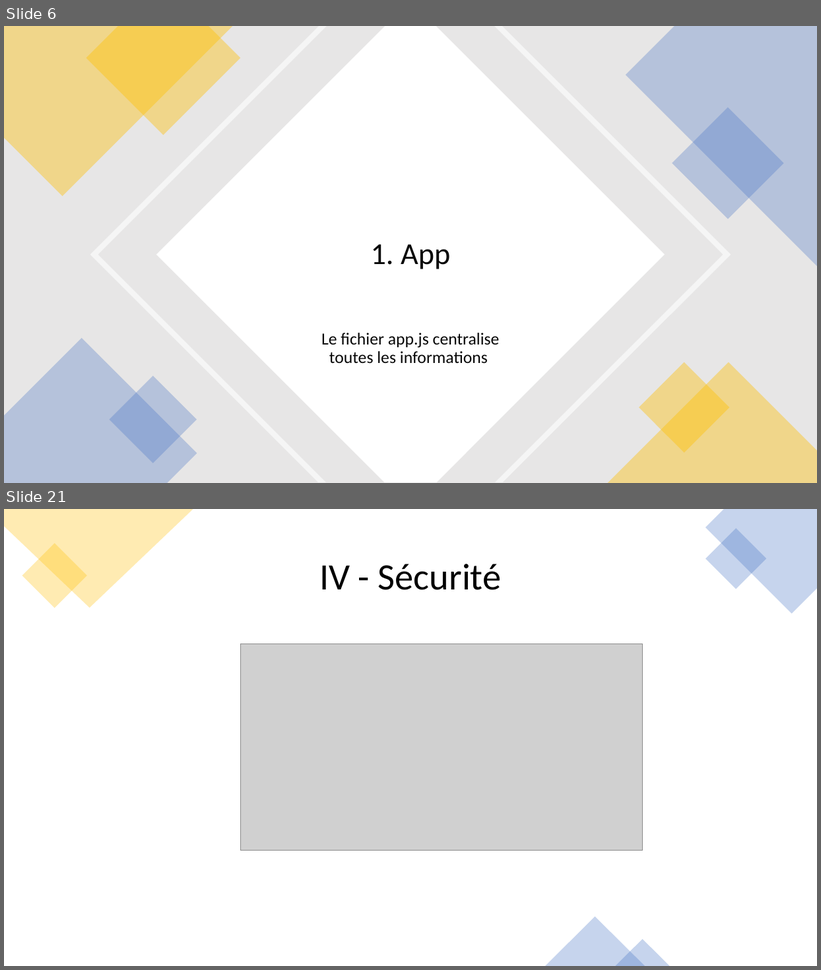
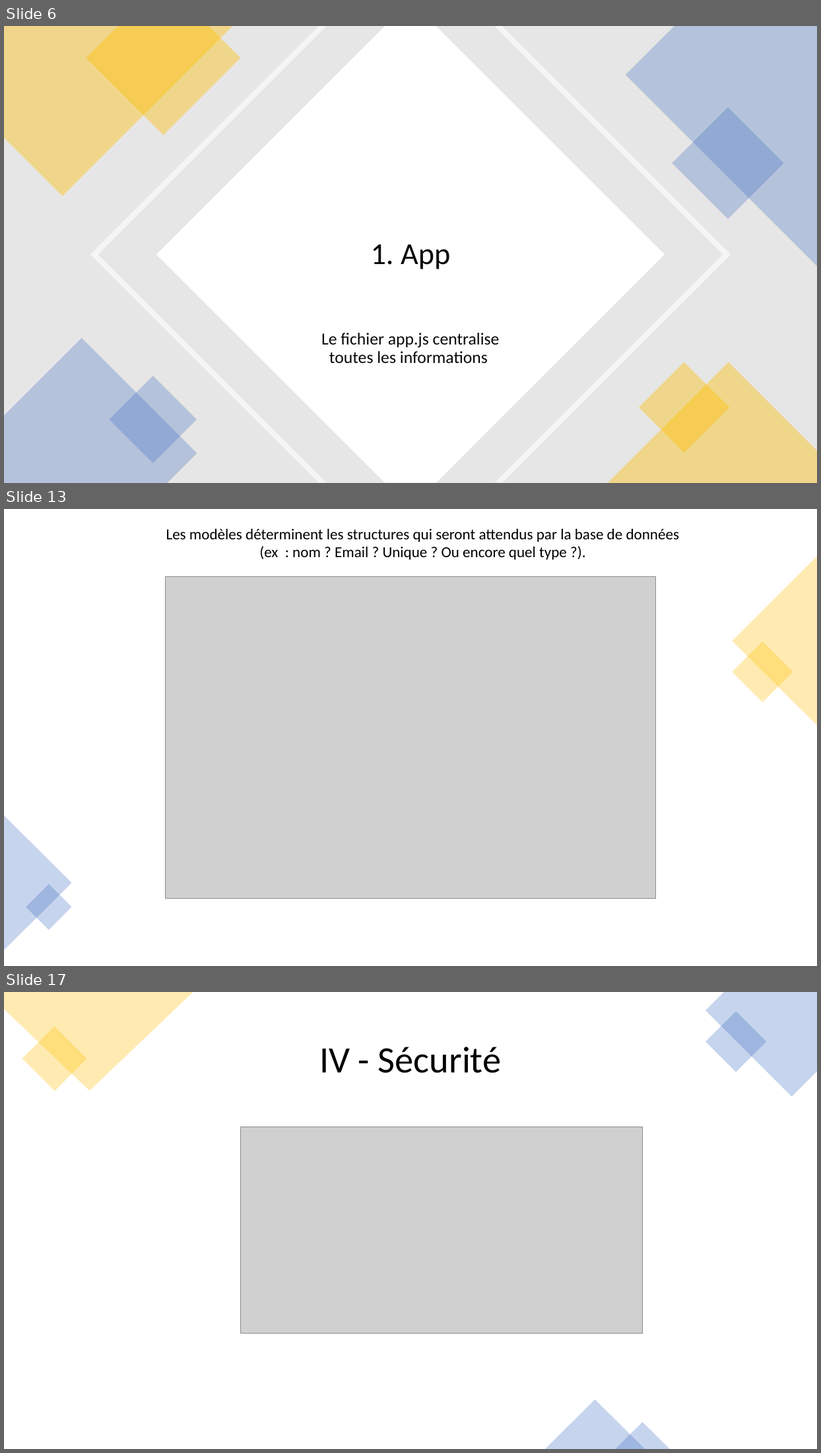
Before and after one commit to Nono-Le-Robot/TP06_Construisez_une_API, a slide deck: Ressources/Presentation P6.pptx. Shown one above the other, each under a label of ours: slides 6 and 21 before the commit, slides 6, 13 and 17 after it; the slides between them are not shown. The pictures are 821x970 and 821x1453 pixels, drawn with LibreOffice and Linux fonts; fonts in the diff are those of the drawing; grey boxes stand for pictures. Boxes give left, top, right and bottom in pixels: in the first picture for what was removed or moved away, otherwise in the second. Text is boxed around its words. In the diff, an @@ line names an element or a change of style, - is before the commit and + after.

```diff
--- a/Ressources/Presentation P6.pptx
+++ b/Ressources/Presentation P6.pptx
@@ slide 13 added at box(4, 509, 817, 966), background #FFFFFF @@
@@ text added at box(166, 529, 680, 560), 18 pt, text #000000 @@
+Les modèles déterminent les structures qui seront attendus par la base de données (ex : nom ? Email ? Unique ? Ou encore quel type ?).
@@ triangle added at box(733, 557, 817, 725), fill #FFC000 at 30% opacity @@
@@ picture added at box(166, 577, 656, 899) @@
@@ rectangle added at box(733, 642, 794, 703), fill #FFC000 at 30% opacity @@
@@ triangle added at box(4, 816, 72, 951), fill #4472C4 at 30% opacity @@
@@ rectangle added at box(26, 884, 72, 930), fill #4472C4 at 30% opacity @@
@@ what was slide 21 is now slide 17 @@
```
Also in this commit, not shown: 8 slides changed, 8 other slides added, 12 slides removed, 6 other files.
